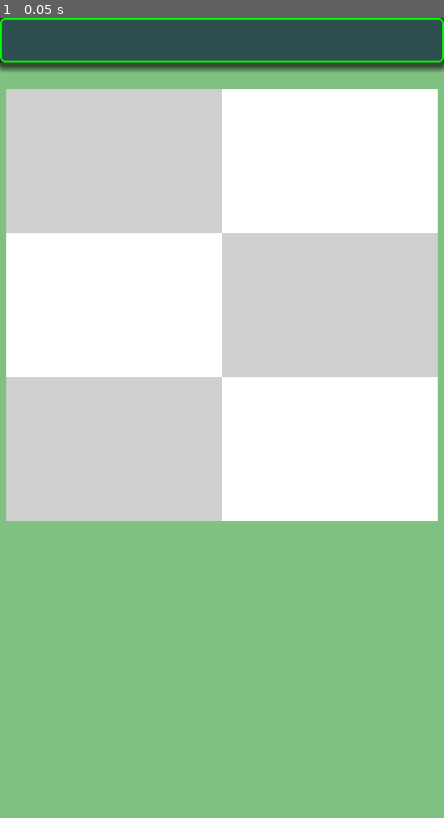
Above: before the commit, frame 1.
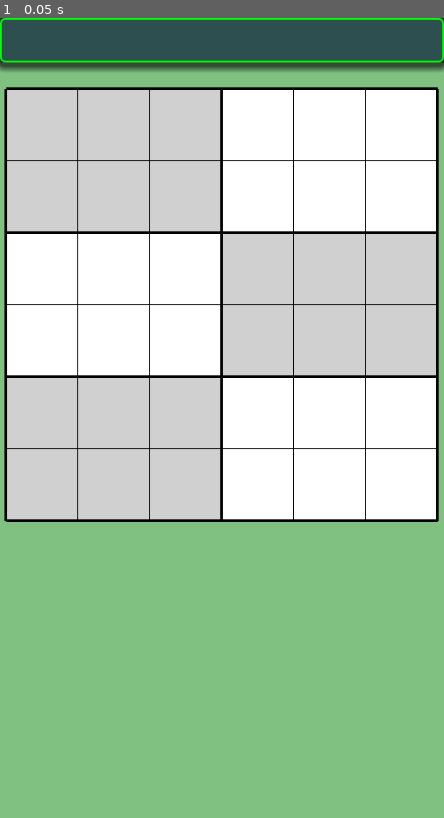
Above: after the commit, the same moment.

Repository: vivisuke/GD4KillerSudoku6
Game: Godot game, scene res://main_scene.tscn
Two runs of this game, one before a commit and one after it. Both use one fixed random seed, a clock stepped at 60 frames per second and the inputs below.
Inputs:
- Up to frame 1 (0.05 s): no input

The runs differ from the first frame. In frame 1, 3.4% of the frame differs, in the area x 0-99%, y 8-63%.

Commit message:
0006 ◎ C 04/03 04/03 0.001│ToDo│盤面グリッド描画

Diff:
--- a/GD4KillerSudoku6/main_scene.tscn
+++ b/GD4KillerSudoku6/main_scene.tscn
@@ -1,7 +1,8 @@
-[gd_scene load_steps=3 format=3 uid="uid://df63unibnxvr5"]
+[gd_scene load_steps=4 format=3 uid="uid://df63unibnxvr5"]
 
 [ext_resource type="Script" path="res://scripts/TitleBar.gd" id="1_ltfgv"]
 [ext_resource type="Script" path="res://scripts/Board.gd" id="2_n82ed"]
+[ext_resource type="Script" path="res://scripts/Grid.gd" id="3_kpcp0"]
 
 [node name="MainScene" type="Node2D"]
 
@@ -22,3 +23,10 @@
 offset_right = 493.0
 offset_bottom = 566.0
 script = ExtResource("2_n82ed")
+
+[node name="Grid" type="ColorRect" parent="Board"]
+layout_mode = 0
+offset_right = 40.0
+offset_bottom = 40.0
+color = Color(1, 1, 1, 0)
+script = ExtResource("3_kpcp0")
--- /dev/null
+++ b/GD4KillerSudoku6/scripts/Grid.gd
@@ -0,0 +1,18 @@
+extends ColorRect
+
+const N_VERT = 6
+const N_HORZ = 6
+const CELL_WIDTH = 81
+const BOARD_WIDTH = CELL_WIDTH * N_HORZ
+
+func _ready():
+	pass # Replace with function body.
+
+func _draw():
+	for x in range(N_HORZ+1):
+		var wd = 3 if (x % 3) == 0 else 1
+		draw_line(Vector2(x*CELL_WIDTH, 0), Vector2(x*CELL_WIDTH, BOARD_WIDTH), Color.BLACK, wd)
+	for y in range(N_HORZ+1):
+		var wd = 3 if (y % 2) == 0 else 1
+		draw_line(Vector2(0, y*CELL_WIDTH), Vector2(BOARD_WIDTH, y*CELL_WIDTH), Color.BLACK, wd)
+	pass
Not shown, changed: GD4KillerSudoku6.spr
